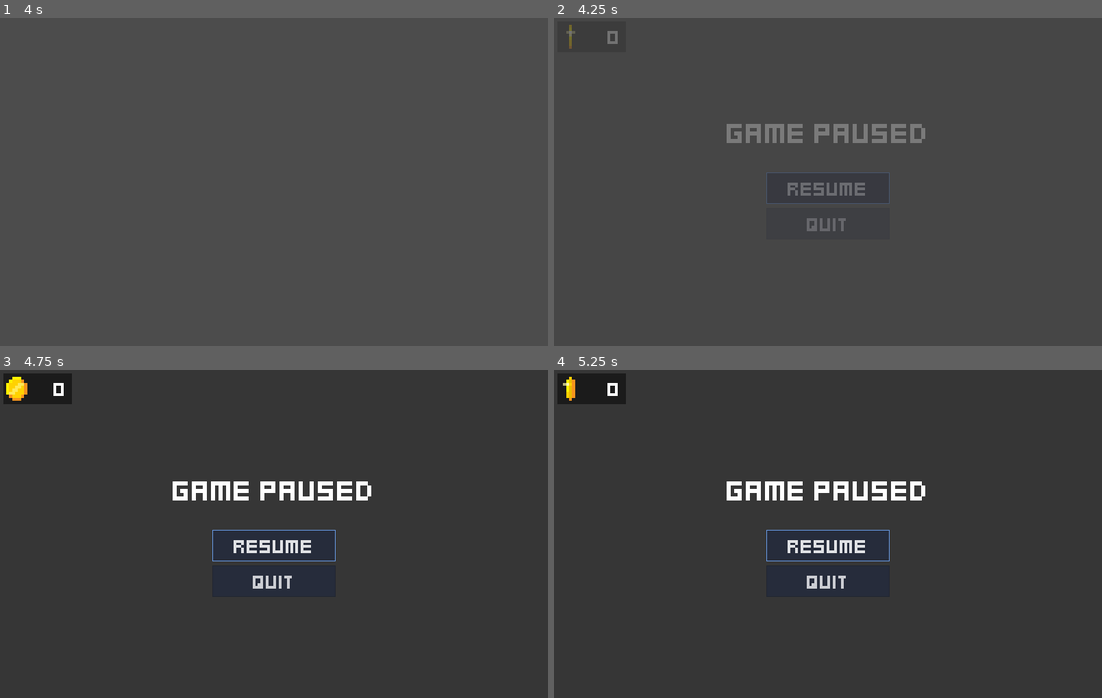
Above: before the commit, frames 1-4 (two rows, left to right).
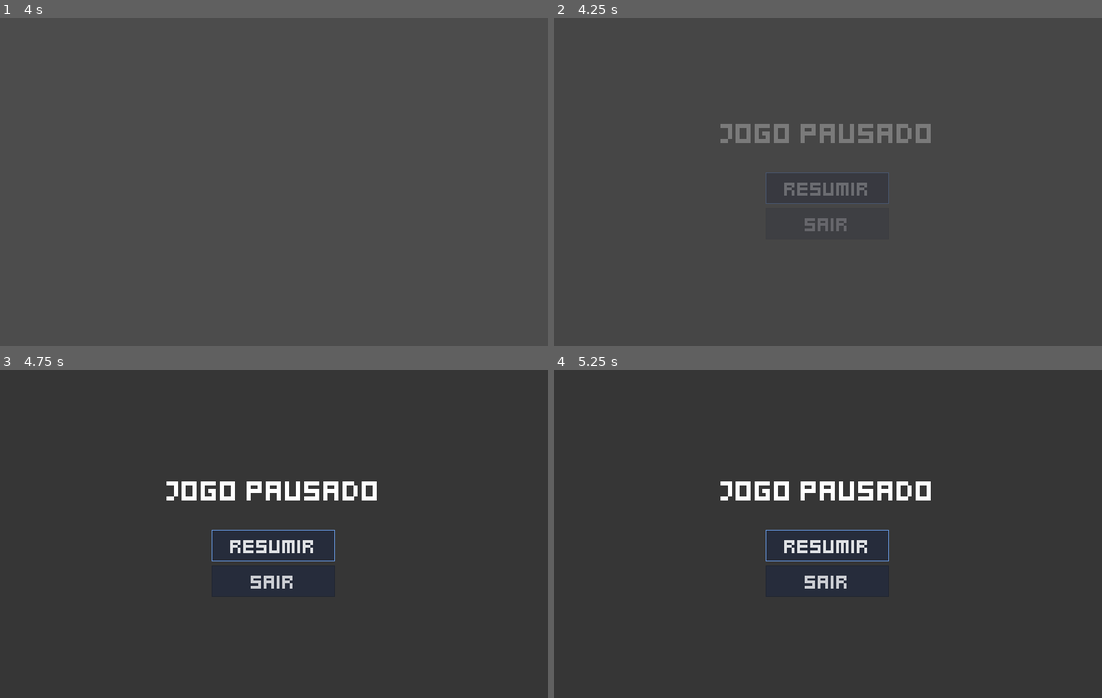
Above: after the commit, the same moments.

Repository: Boyquotes/EcoAventura
Game: Godot game, scene res://src/Main/Game.tscn
The game is run twice, just before and just after one commit, with the same random seed, the same clock (stepped at 60 frames per second) and the same inputs.
Inputs:
- Up to frame 1 (4 s): tap Enter (ui_accept) every 0.75 s from 0.5 to 3.5 s; hold Right (move_right) 0.53-2.03 s; tap Up (jump) at 0.77, 1.52, 3.02, 3.77 s; hold Left (move_left) 2.03-2.78 s; hold Right (move_right) from 2.78 s (still down)
- Up to frame 2 (4.25 s): keep holding Right (move_right); tap Escape (toggle_pause) at 4.15 s
- Up to frame 3 (4.75 s): release Right (move_right) at 4.25 s; click "Resume" (after the commit: "Resumir") at 4.25 s
- Up to frame 4 (5.25 s): hold Left (move_left) from 5.03 s (still down)

Frame 1 is identical in both runs. In frame 2, 1.8% of the frame differs, in the area x 2-69%, y 2-65%; in frame 3, 2.9%, in the area x 0-69%, y 1-67%; in frame 4, 2.9%.
Error in both runs: Attempt to call function 'queue_free' in base 'null instance' on a null instance. (res://src/UserInterface/NivelSelecao.gd:30)

Commit message:
alterado cor do nivel

Diff:
--- a/src/Level/Level.tscn
+++ b/src/Level/Level.tscn
@@ -59,6 +59,7 @@
 
 [node name="lixo" parent="Lixos/latinha" instance=ExtResource( 4 )]
 position = Vector2( 101.122, -34.77 )
+teste = 0
 textura = "res://assets/art/lixo/EcoAventura_#g36.png"
 
 [node name="banana" type="Node2D" parent="Lixos"]
--- a/src/Main/Game.tscn
+++ b/src/Main/Game.tscn
@@ -13,7 +13,7 @@
 [node name="InterfaceLayer" type="CanvasLayer" parent="."]
 layer = 100
 
-[node name="Selecao" parent="InterfaceLayer" instance=ExtResource( 3 )]
+[node name="SelecaoNivel" parent="InterfaceLayer" instance=ExtResource( 3 )]
 pause_mode = 1
 
 [node name="PauseMenu" parent="InterfaceLayer" instance=ExtResource( 1 )]
--- a/src/UserInterface/PauseMenu.tscn
+++ b/src/UserInterface/PauseMenu.tscn
@@ -1,9 +1,8 @@
-[gd_scene load_steps=6 format=2]
+[gd_scene load_steps=5 format=2]
 
 [ext_resource path="res://assets/theme/user_interface.tres" type="Theme" id=1]
 [ext_resource path="res://src/UserInterface/PauseMenu.gd" type="Script" id=2]
 [ext_resource path="res://assets/theme/fonts/kenney_mini_square.tres" type="DynamicFontData" id=3]
-[ext_resource path="res://src/UserInterface/CoinsCounter.tscn" type="PackedScene" id=4]
 
 [sub_resource type="DynamicFont" id=1]
 size = 44
@@ -26,9 +25,9 @@
 anchor_bottom = 1.0
 
 [node name="VBoxContainer" type="VBoxContainer" parent="ColorRect/CenterContainer"]
-margin_left = 250.0
+margin_left = 243.0
 margin_top = 140.0
-margin_right = 550.0
+margin_right = 556.0
 margin_bottom = 340.0
 rect_min_size = Vector2( 300, 200 )
 custom_constants/separation = 6
@@ -39,40 +38,36 @@
 
 [node name="Label" type="Label" parent="ColorRect/CenterContainer/VBoxContainer"]
 margin_top = 7.0
-margin_right = 300.0
+margin_right = 313.0
 margin_bottom = 62.0
 custom_fonts/font = SubResource( 1 )
-text = "Game Paused"
+text = "Jogo Pausado"
 align = 1
 valign = 1
 
 [node name="MarginContainer" type="MarginContainer" parent="ColorRect/CenterContainer/VBoxContainer"]
 margin_top = 68.0
-margin_right = 300.0
+margin_right = 313.0
 margin_bottom = 88.0
 rect_min_size = Vector2( 0, 20 )
 
 [node name="ResumeButton" type="Button" parent="ColorRect/CenterContainer/VBoxContainer"]
-margin_left = 60.0
+margin_left = 66.0
 margin_top = 94.0
-margin_right = 240.0
+margin_right = 246.0
 margin_bottom = 140.0
 rect_min_size = Vector2( 180, 40 )
 size_flags_horizontal = 4
-text = "Resume"
+text = "Resumir"
 
 [node name="QuitButton" type="Button" parent="ColorRect/CenterContainer/VBoxContainer"]
-margin_left = 60.0
+margin_left = 66.0
 margin_top = 146.0
-margin_right = 240.0
+margin_right = 246.0
 margin_bottom = 192.0
 rect_min_size = Vector2( 180, 40 )
 size_flags_horizontal = 4
-text = "Quit"
-
-[node name="CoinsCounter" parent="ColorRect" instance=ExtResource( 4 )]
-margin_right = 105.0
-margin_bottom = 50.0
+text = "Sair"
 
 [node name="Tween" type="Tween" parent="."]
 
Binary file changed: assets/art/background/distant_platforms_1.png
Binary file changed: assets/art/background/distant_platforms_2.png
Binary file changed: assets/art/platforms/moving_platform.png
Binary file changed: assets/art/platforms/one_way_platform.png
Binary file added: assets/art/tileset/tiles_demo (copy).png
Not shown, added: assets/art/tileset/tiles_demo (copy).png.import
Binary file changed: assets/art/tileset/tiles_demo.png
Not shown, added: assets/art/background/distant_platforms_1.xcf
Not shown, added: assets/art/background/distant_platforms_2.xcf
Not shown, added: assets/art/platforms/moving_platform.xcf
Not shown, added: assets/art/platforms/one_way_platform.xcf
Not shown, added: assets/art/tileset/tiles_demo.xcf
